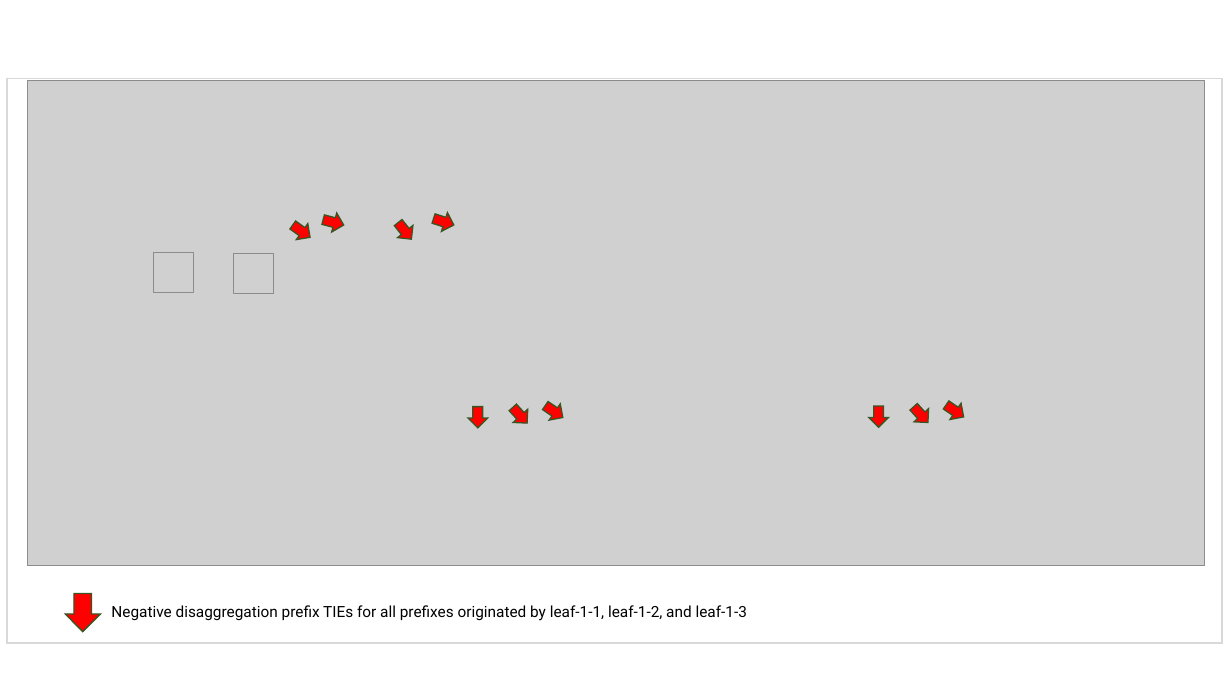
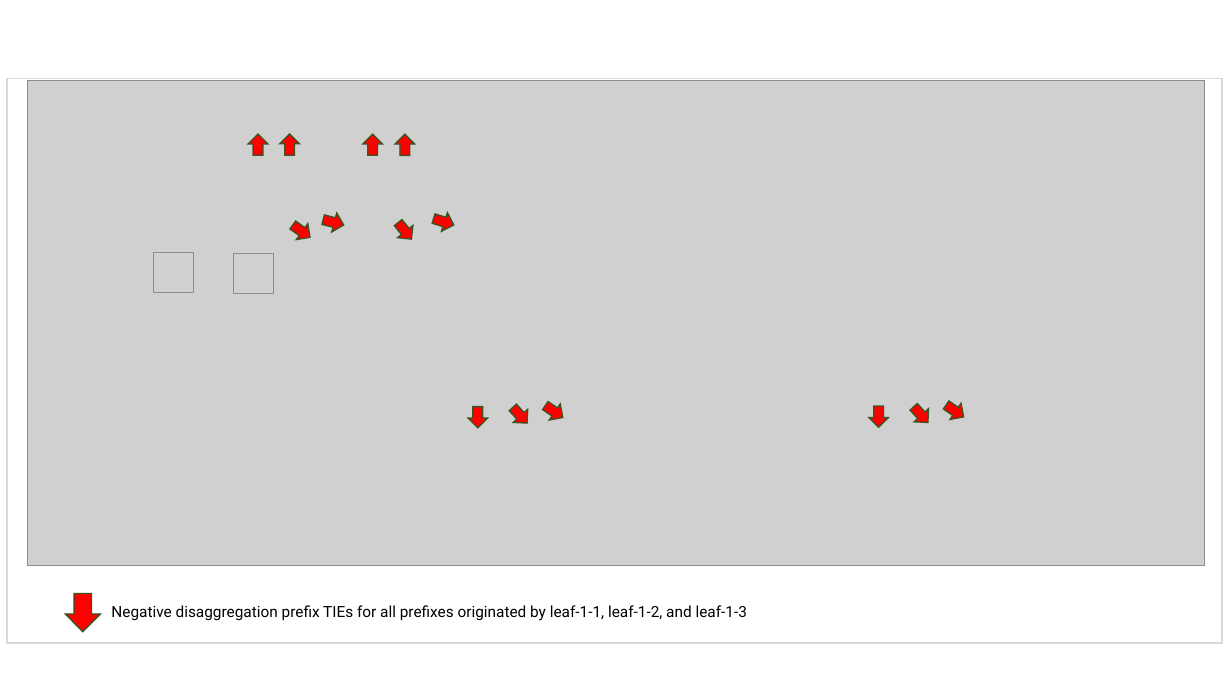
Before and after one commit to brunorijsman/rift-python, a slide deck: slide 4 of doc/figures/negative-disaggregation-feature-guide/figures.pptx. Drawn at 1232x693 pixels with LibreOffice and Linux fonts; fonts in the diff are those of the drawing; grey boxes stand for pictures. Boxes give left, top, right and bottom in pixels: in the first picture for what was removed or moved away, otherwise in the second. Text is boxed around its words. In the diff, an @@ line names an element or a change of style, - is before the commit and + after.

```diff
--- a/doc/figures/negative-disaggregation-feature-guide/figures.pptx
+++ b/doc/figures/negative-disaggregation-feature-guide/figures.pptx
@@ down arrow added at (249,134,268,155), fill #FF0000, outline #385723 1 pt @@
@@ down arrow added at (280,134,299,155), fill #FF0000, outline #385723 1 pt @@
@@ down arrow added at (363,134,383,155), fill #FF0000, outline #385723 1 pt @@
@@ down arrow added at (395,134,414,155), fill #FF0000, outline #385723 1 pt @@
```
Also in this commit, not shown: 1 other slide changed, 1 other file.
